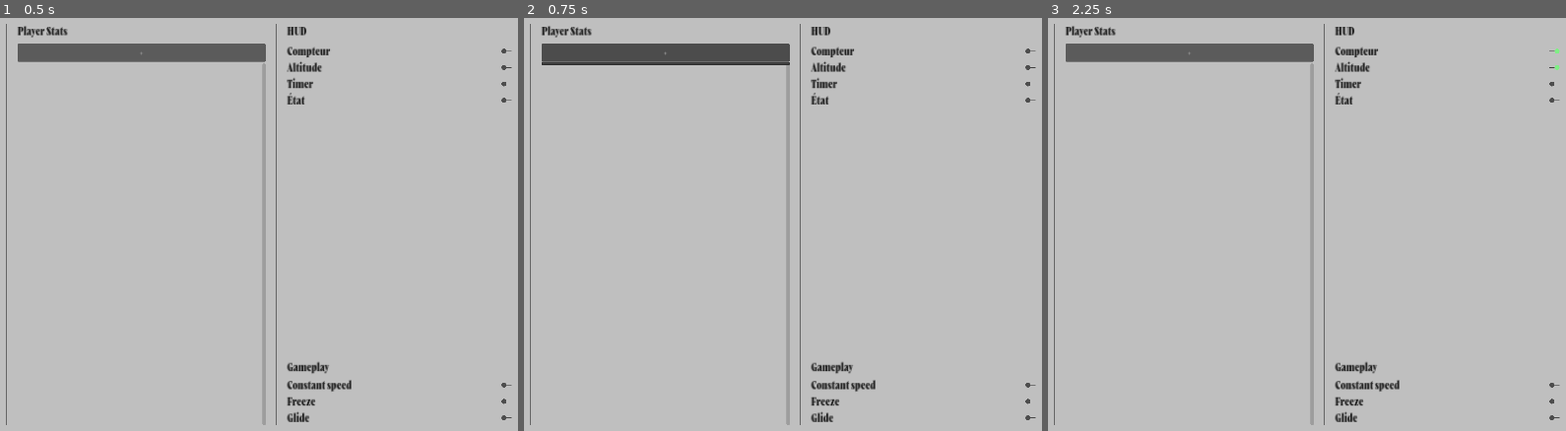
Above: before the commit, frames 1-3 (left to right).
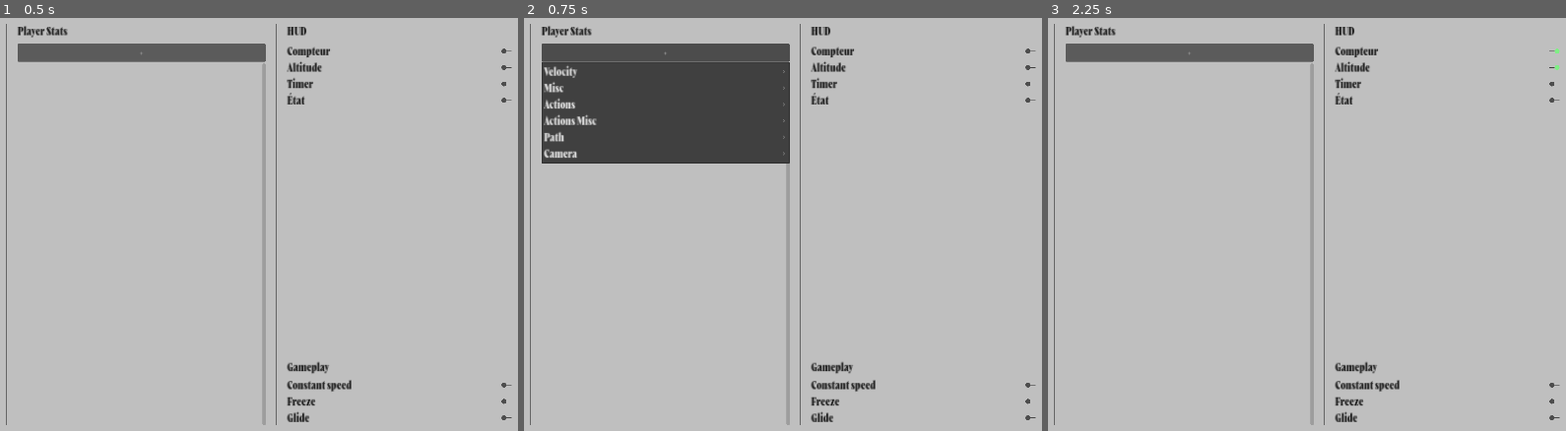
Above: after the commit, the same moments.

Repository: NoSummerGames/Swordless
Game: Godot game, scene res://utils/debug/debug_menu.tscn
Two runs of this game, one before a commit and one after it. Both use one fixed random seed, a clock stepped at 60 frames per second and the inputs below. This scene is started directly instead of the project's main scene.
Inputs (mouse positions are in pixels of both pictures, inside the frame that each line leads up to):
- Up to frame 1 (0.5 s): no input
- Up to frame 2 (0.75 s): click "+" at 0.5 s
- Up to frame 3 (2.25 s): click (1509, 51) at 1.25 s; click (1509, 67) at 2 s

Frame 1 is identical in both runs. In frame 2, 11% of the frame differs, in the area x 3-52%, y 11-36%; in frame 3, nothing differs.
Error before the commit: Parse Error: Identifier "value" not declared in the current scope. (res://utils/debug/debug_ui.gd:164)

Commit message:
Update Debug menu script variables
(cherry picked from commit f634e885ce6d5b9118155ad130bc596732934b12)

Diff:
--- a/utils/debug/debug_ui.gd
+++ b/utils/debug/debug_ui.gd
@@ -161,14 +161,14 @@
 							action.disabled = !setting_value
 
 				"constant_speed":
-					player.floor_constant_speed = value
+					player.floor_constant_speed = setting_value
 
 				"constant_speed":
-					player.floor_constant_speed = value
-
-func change_stat(stat_name: String, value: Variant):
-	stats[stat_name] = value
-	player_stats.set(stat_name, value)
+					player.floor_constant_speed = setting_value
+
+func change_stat(stat_name: String, stat_value: Variant):
+	stats[stat_name] = stat_value
+	player_stats.set(stat_name, stat_value)
 
 	if current_level == Levels.RUN:
 		player.player_stats = player_stats
